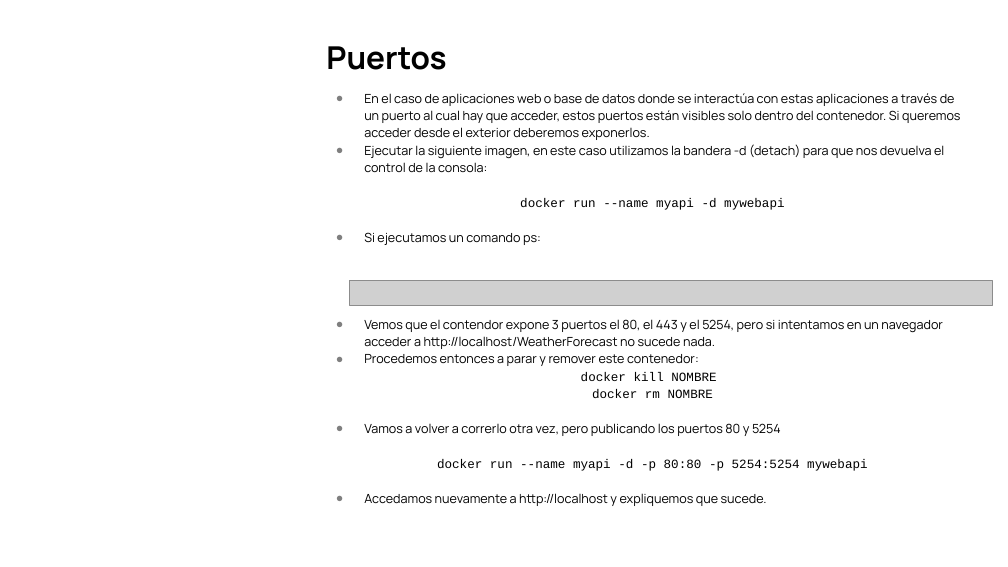
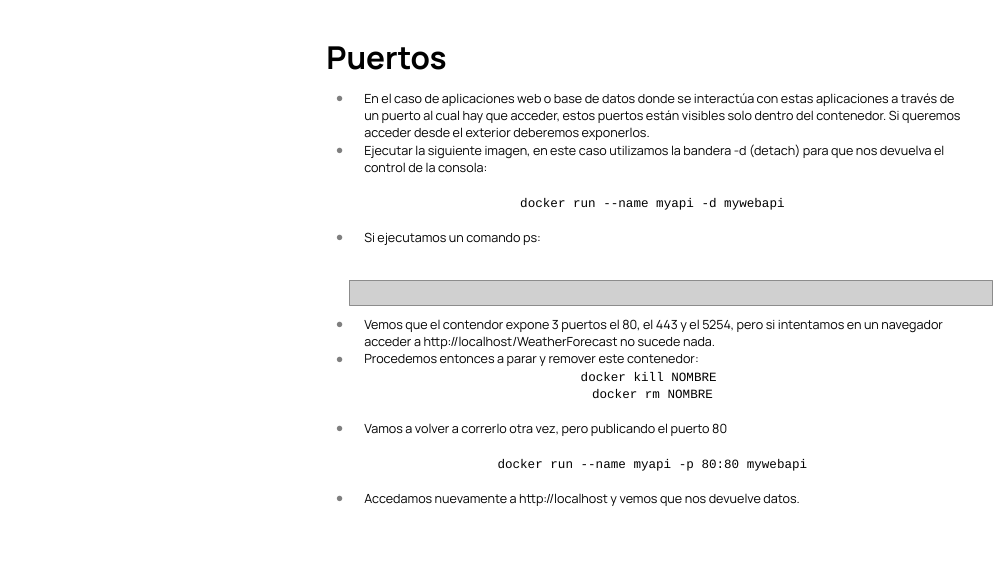
Before and after one commit to ingsoft3ucc/TPS_2024, a slide deck: slide 11 of trabajos/02-introduccion-docker.pptx. Drawn at 1008x567 pixels with LibreOffice and Linux fonts; fonts in the diff are those of the drawing; grey boxes stand for pictures; background and template pictures are left out. Boxes give left, top, right and bottom in pixels: in the first picture for what was removed or moved away, otherwise in the second. Text is boxed around its words. In the diff, an @@ line names an element or a change of style, - is before the commit and + after.

Commit message:
modificaciones ppt2

```diff
--- a/trabajos/02-introduccion-docker.pptx
+++ b/trabajos/02-introduccion-docker.pptx
@@ text at (364, 423, 807, 506): text changed @@
-● Vamos a volver a correrlo otra vez, pero publicando los puertos 80 y 5254
-docker run --name myapi -d -p 80:80 -p 5254:5254 mywebapi
-● Accedamos nuevamente a http://localhost y expliquemos que sucede.
+● Vamos a volver a correrlo otra vez, pero publicando el puerto 80
+docker run --name myapi -p 80:80 mywebapi
+● Accedamos nuevamente a http://localhost y vemos que nos devuelve datos.
```
